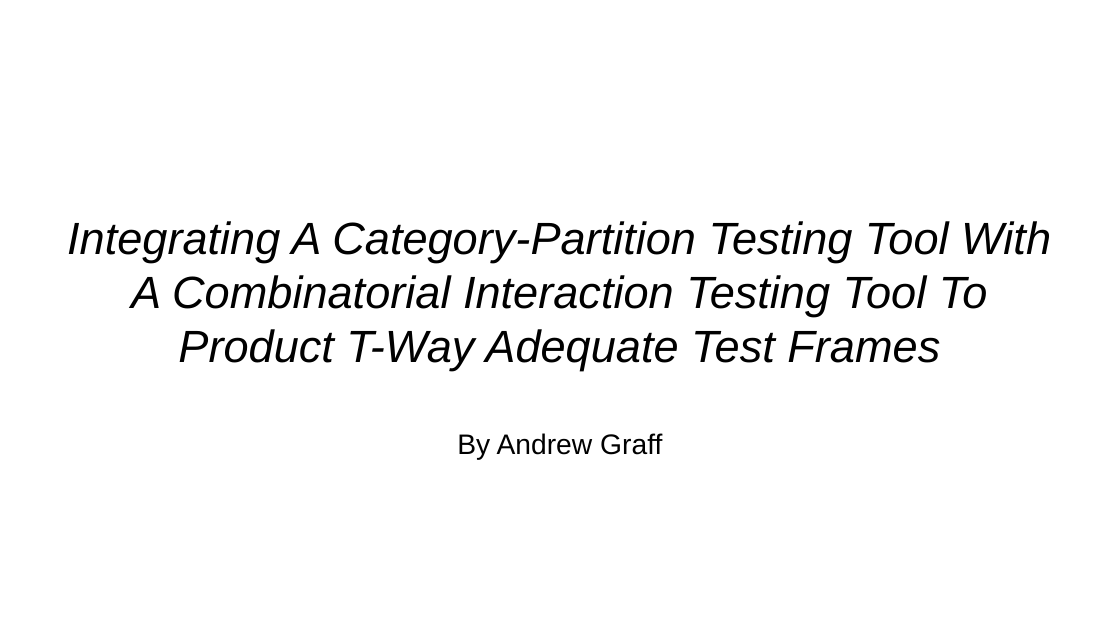
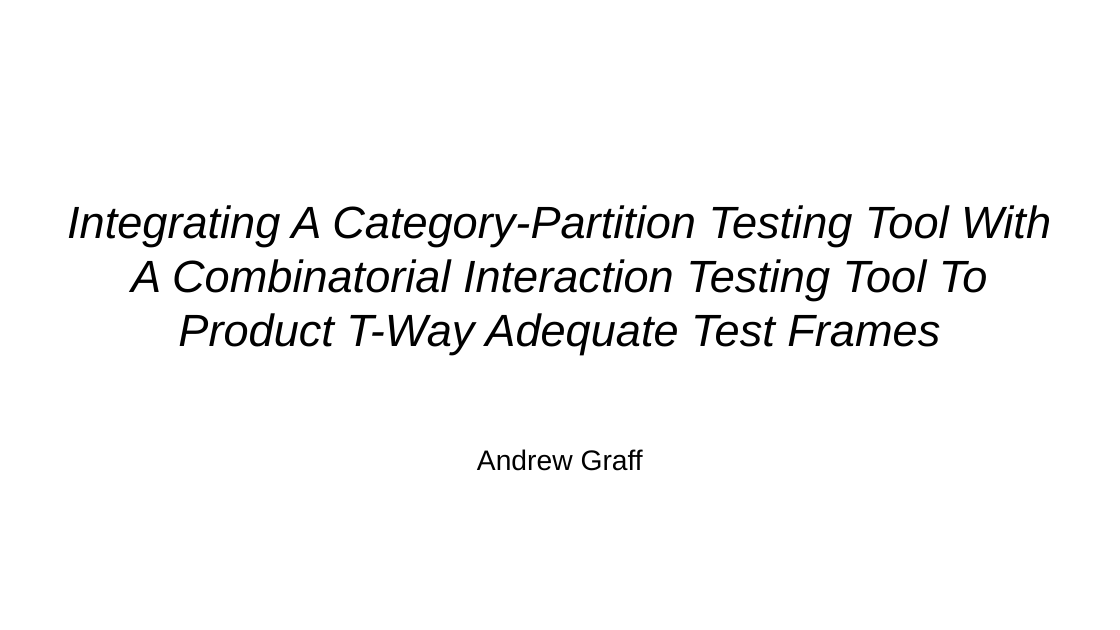
Before and after one commit to Panik-Kontrol/MastersProject, a slide deck: slide 1 of project_proposal.odp. Drawn at 1120x630 pixels with LibreOffice and Linux fonts; fonts in the diff are those of the drawing; background and template pictures are left out. Boxes give left, top, right and bottom in pixels: in the first picture for what was removed or moved away, otherwise in the second. Text is boxed around its words. In the diff, an @@ line names an element or a change of style, - is before the commit and + after.

```diff
--- a/project_proposal.odp
+++ b/project_proposal.odp
@@ subtitle at bbox=[67, 205, 1051, 355]: more space between paragraphs @@
@@ subtitle at bbox=[477, 449, 643, 471]: text changed @@
-By Andrew Graff
+Andrew Graff
```
Also in this commit, not shown: 8 other slides changed.
